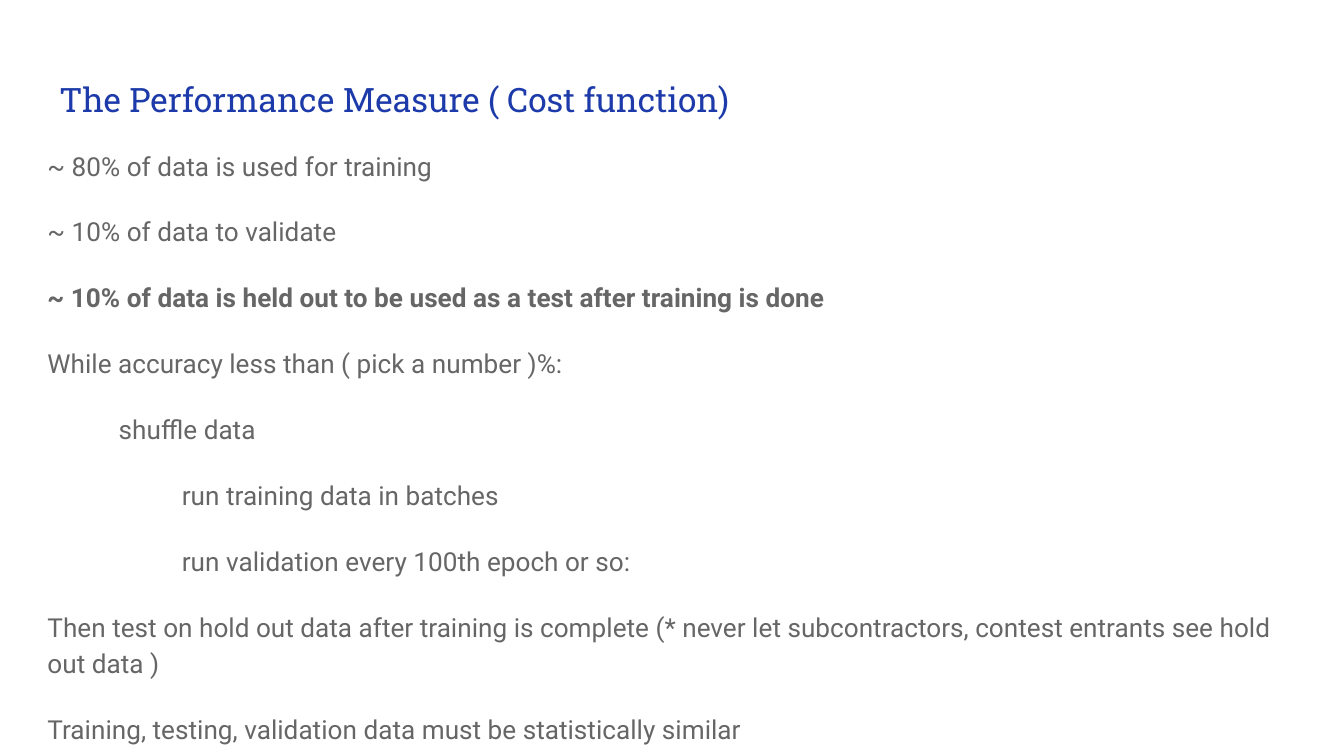
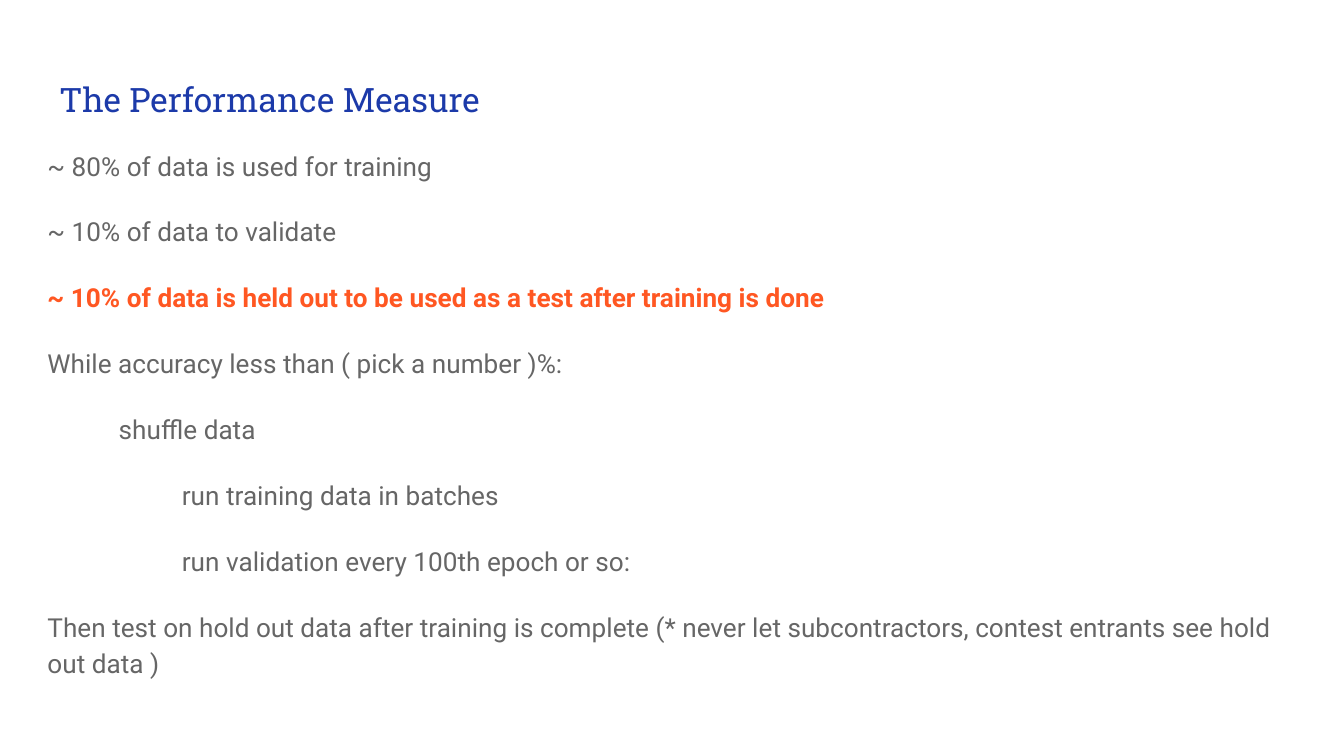
Before and after one commit to timestocome/DeepLearning-Talks, a slide deck: slide 17 of NeuralNets (under the hood)/Neural Network Math.pptx. Drawn at 1344x756 pixels with LibreOffice and Linux fonts; fonts in the diff are those of the drawing. Boxes give left, top, right and bottom in pixels: in the first picture for what was removed or moved away, otherwise in the second. Text is boxed around its words. In the diff, an @@ line names an element or a change of style, - is before the commit and + after.

```diff
--- a/NeuralNets (under the hood)/Neural Network Math.pptx
+++ b/NeuralNets (under the hood)/Neural Network Math.pptx
@@ title at [59, 86, 480, 113]: text changed @@
-The Performance Measure ( Cost function)
+The Performance Measure
@@ text at [71, 287, 824, 313]: text colour #666666 to #FF5722 in "~ 10% of data is held out ..." @@
@@ text at [47, 719, 741, 745]: paragraph removed @@
-Training, testing, validation data must be statistically similar
```
Also in this commit, not shown: 15 other slides changed, 1 other file.
